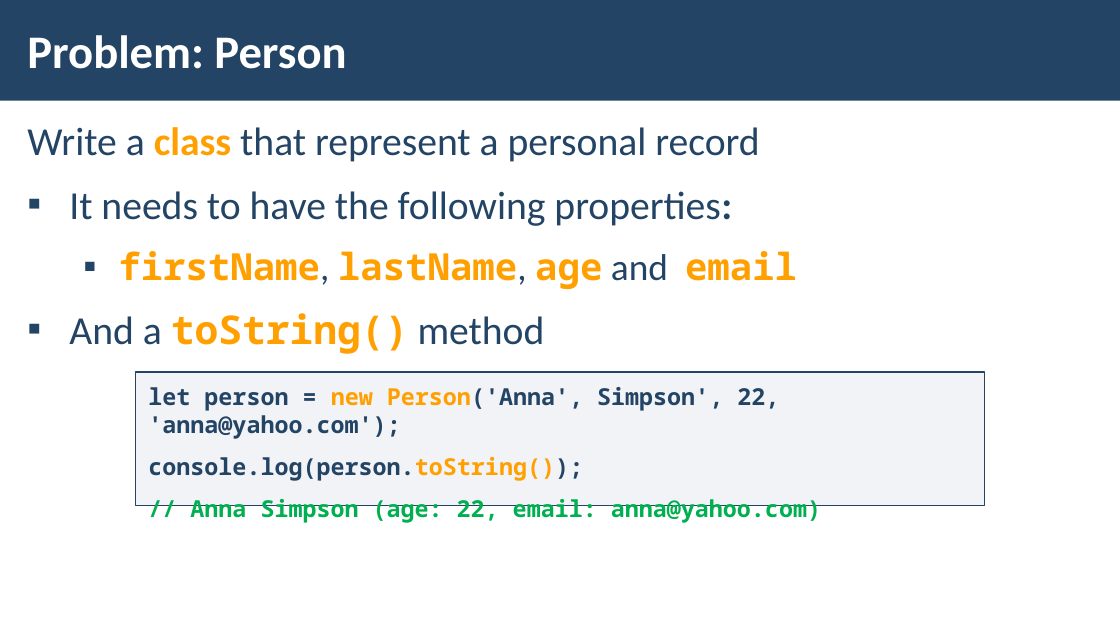
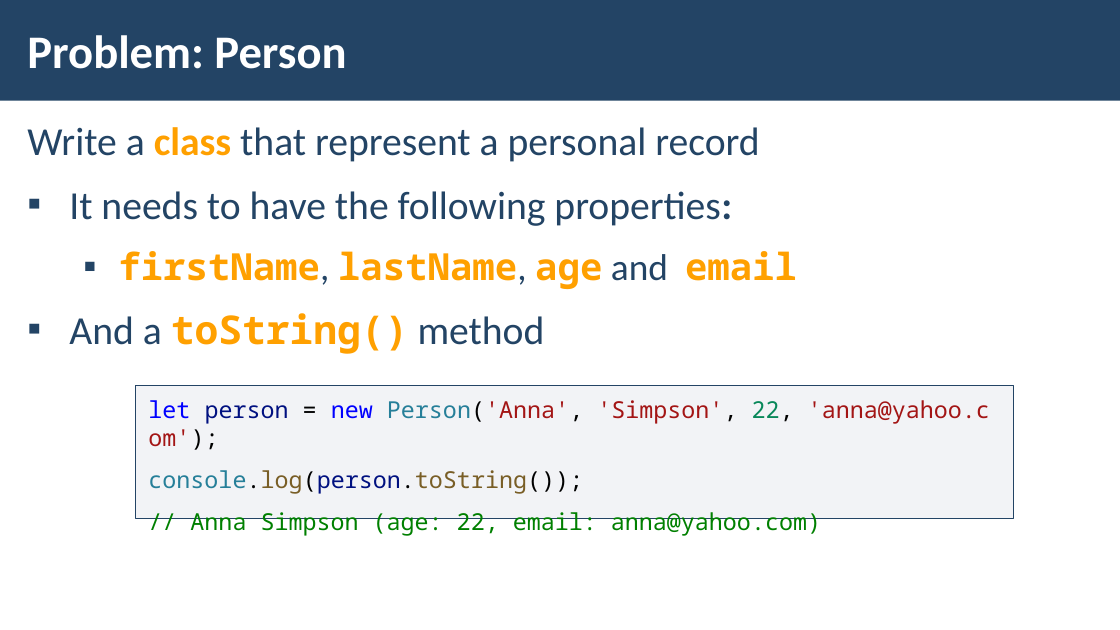
Before and after one commit to ErayErol/Software-University-Courses, a slide deck: slide 21 of JS Advanced - 2019.09.16/07. Classes/LAB/JS-Advanced-JS-Classes.pptx. Drawn at 1120x630 pixels with LibreOffice and Linux fonts; fonts in the diff are those of the drawing; background and template pictures are left out. Boxes give left, top, right and bottom in pixels: in the first picture for what was removed or moved away, otherwise in the second. Text is boxed around its words. In the diff, an @@ line names an element or a change of style, - is before the commit and + after.

```diff
--- a/JS Advanced - 2019.09.16/07. Classes/LAB/JS-Advanced-JS-Classes.pptx
+++ b/JS Advanced - 2019.09.16/07. Classes/LAB/JS-Advanced-JS-Classes.pptx
@@ rectangle "let person = new Person('Anna', ...": place and size @@
-rectangle "let person = new Person('Anna', ..." at <box>135,372,985,505</box>
+rectangle "let person = new Person('Anna', ..." at <box>135,386,1014,518</box>
@@ text in rectangle at <box>148,400,990,424</box>: text changed; text colour #234465 to #A31515; bold off @@
-let person = new Person('Anna', Simpson', 22, 'anna@yahoo.com');
+let person = new Person('Anna', 'Simpson', 22, 'anna@yahoo.com');
@@ text in rectangle at <box>148,470,821,536</box>: text colour #234465 to #267F99, text colour #234465 to #000000, text colour #234465 to #795E26, text colour #234465 to #001080, text colour #FFA000 to #795E26, text colour #FFA000 to #000000 in "console.log(person.toString());"; bold off in "console.log(person.toString());", "// Anna Simpson (age: 22, email: anna@yahoo.com)"; text colour #00B050 to #008000 in "// Anna Simpson (age: 22, email: anna@yahoo.com)" @@
```
Also in this commit, not shown: 22 other slides changed, 3 slides removed, 8 other files.
